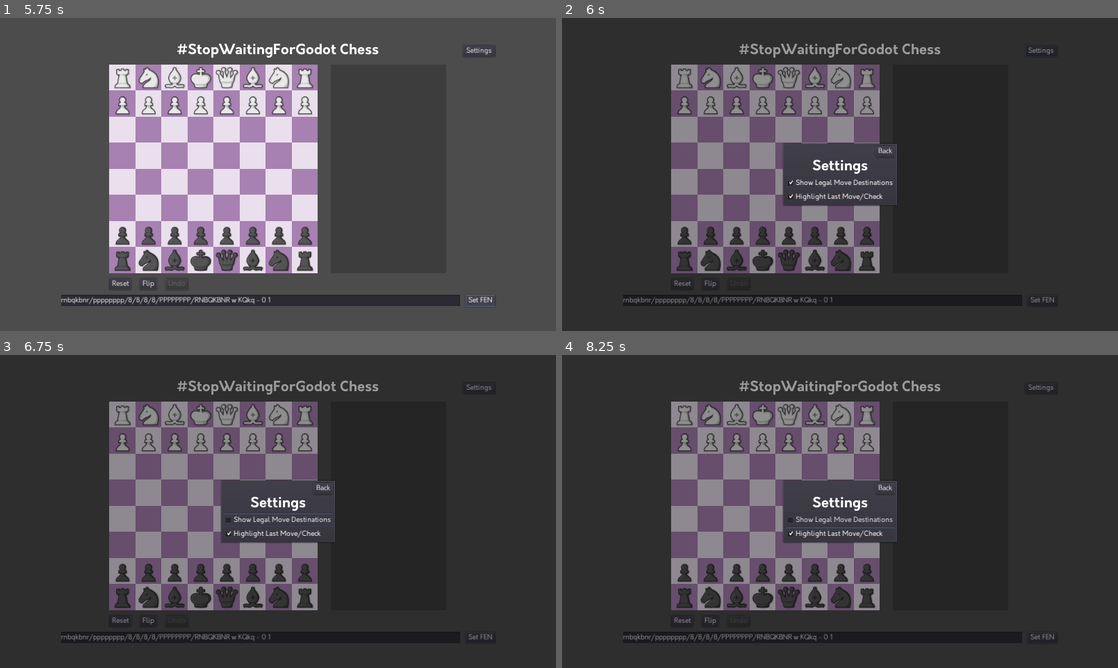
Above: before the commit, frames 1-4 (two rows, left to right).
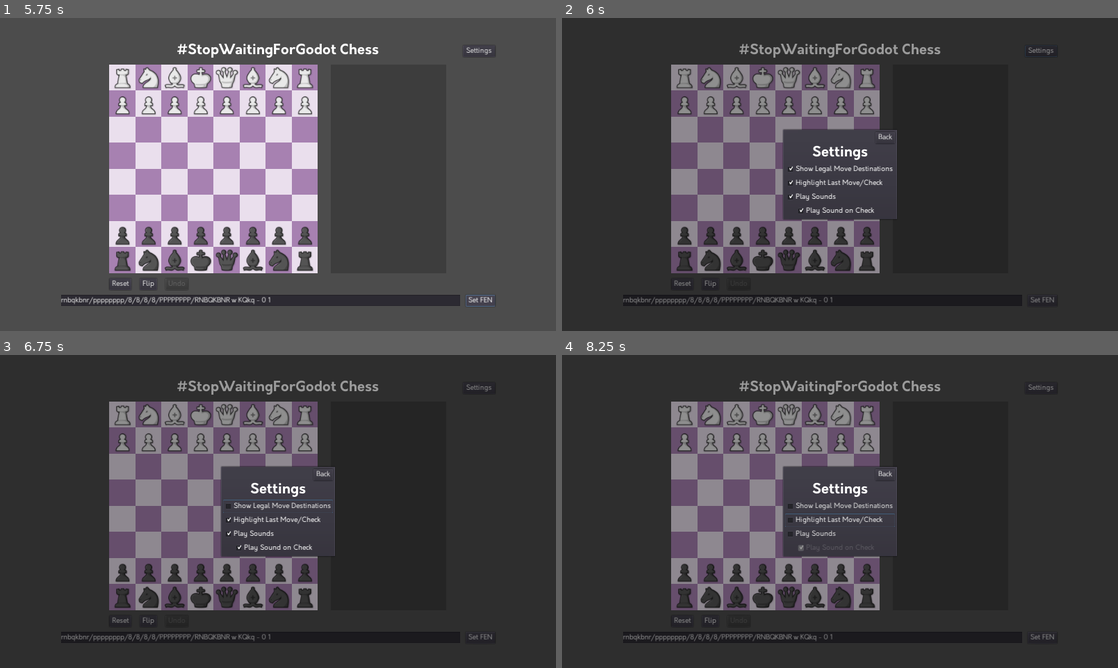
Above: after the commit, the same moments.

Repository: thearst3rd/stopwaitingforgodot-chess
Game: Godot game, scene res://src/Game.tscn
Two runs of this game, one before a commit and one after it. Both use one fixed random seed, a clock stepped at 60 frames per second and the inputs below.
Inputs (mouse positions are in pixels of both pictures, inside the frame that each line leads up to):
- Up to frame 1 (5.75 s): click "Reset" at 0.5 s; click "Set FEN" at 1.25 s; click "Flip" at 2 s; click "Flip" at 2.75 s; click "Set FEN" at 3.5 s; click "Flip" at 4.25 s; click "Set FEN" at 5 s
- Up to frame 2 (6 s): click "Settings" at 5.75 s
- Up to frame 3 (6.75 s): click "Show Legal Move Destinations" at 6.5 s
- Up to frame 4 (8.25 s): click (840, 533) at 7.25 s, where only the run after the commit has a clickable "Play Sounds"; click "Highlight Last Move/Check" at 8 s

Frame 1 is identical in both runs. In frame 2, 2.5% of the frame differs, in the area x 39-61%, y 35-65%; in frame 3, 2.6%; in frame 4, 2.6%.

Commit message:
Added sounds

Diff:
--- a/src/Game.gd
+++ b/src/Game.gd
@@ -8,7 +8,7 @@
 var legal_moves = null
 
 
-func update():
+func update_state(after_move = false):
 	board.setup_board(chess)
 	find_node("FenText").text = chess.get_fen()
 	legal_moves = chess.generate_legal_moves()
@@ -53,34 +53,45 @@
 			if piece in ["K", "k"] and chess.is_square_attacked(square.index, not Chess.piece_color(piece)):
 				checkIndicator.show()
 
-
 	find_node("SanDisplay").update_moves(chess)
 
+	if after_move and last_move:
+		if Settings.sounds:
+			if last_move.en_passant or last_move.captured_piece:
+				find_node("CaptureSound").play()
+			else:
+				find_node("MoveSound").play()
+
+			if result != Chess.RESULT.ONGOING:
+				find_node("TerminalSound").play()
+			elif Settings.sound_check:
+				if last_move.notation_san[-1] == "+":
+					find_node("CheckSound").play()
 
 ## CALLBACKS ##
 
 func _ready():
 	get_tree().call_group("Squares", "connect", "piece_grabbed", self, "_on_Square_piece_grabbed")
 	get_tree().call_group("Squares", "connect", "piece_dropped", self, "_on_Square_piece_dropped")
-	update()
+	update_state()
 
 
 ## SIGNALS ##
 
 func _on_ResetButton_pressed():
 	chess.reset()
-	update()
+	update_state()
 
 func _on_FlipButton_pressed():
 	board.flip_board()
 
 func _on_UndoButton_pressed():
 	chess.undo()
-	update()
+	update_state()
 
 func _on_SetFen_pressed():
 	if chess.set_fen(find_node("FenText").text):
-		update()
+		update_state()
 	else:
 		find_node("InvalidFen").show()
 		find_node("InvalidFenTimer").start()
@@ -105,8 +116,8 @@
 	for lm in legal_moves:
 		if m.from_square == lm.from_square and m.to_square == lm.to_square and m.promotion == lm.promotion:
 			chess.play_move(lm)
+			update_state(true)
 			break
-	update()
 
 func _on_InvalidFenTimer_timeout():
 	find_node("InvalidFen").hide()
@@ -116,4 +127,4 @@
 
 func _on_SettingsMenu_settings_changed():
 	if board:	# Workaround for crash on startup... Probably can check for some kind of is_ready instead
-		update()
+		update_state()
--- a/src/Game.tscn
+++ b/src/Game.tscn
@@ -1,10 +1,14 @@
-[gd_scene load_steps=7 format=2]
+[gd_scene load_steps=11 format=2]
 
 [ext_resource path="res://src/Board.tscn" type="PackedScene" id=1]
 [ext_resource path="res://assets/orkney/Orkney Bold.otf" type="DynamicFontData" id=2]
 [ext_resource path="res://src/Game.gd" type="Script" id=3]
 [ext_resource path="res://src/SanDisplay.tscn" type="PackedScene" id=4]
 [ext_resource path="res://src/SettingsMenu.tscn" type="PackedScene" id=5]
+[ext_resource path="res://assets/sound/move.wav" type="AudioStream" id=6]
+[ext_resource path="res://assets/sound/check.wav" type="AudioStream" id=7]
+[ext_resource path="res://assets/sound/capture.wav" type="AudioStream" id=8]
+[ext_resource path="res://assets/sound/terminal.wav" type="AudioStream" id=9]
 
 [sub_resource type="DynamicFont" id=1]
 size = 32
@@ -14,6 +18,9 @@
 anchor_right = 1.0
 anchor_bottom = 1.0
 script = ExtResource( 3 )
+__meta__ = {
+"_edit_use_anchors_": false
+}
 
 [node name="C" type="CenterContainer" parent="."]
 anchor_right = 1.0
@@ -151,6 +158,18 @@
 [node name="SettingsMenu" parent="." instance=ExtResource( 5 )]
 visible = false
 
+[node name="MoveSound" type="AudioStreamPlayer" parent="."]
+stream = ExtResource( 6 )
+
+[node name="CaptureSound" type="AudioStreamPlayer" parent="."]
+stream = ExtResource( 8 )
+
+[node name="CheckSound" type="AudioStreamPlayer" parent="."]
+stream = ExtResource( 7 )
+
+[node name="TerminalSound" type="AudioStreamPlayer" parent="."]
+stream = ExtResource( 9 )
+
 [connection signal="pressed" from="C/V/H/RSpacer/SettingsButton" to="." method="_on_SettingsButton_pressed"]
 [connection signal="pressed" from="C/V/C/V/H2/ResetButton" to="." method="_on_ResetButton_pressed"]
 [connection signal="pressed" from="C/V/C/V/H2/FlipButton" to="." method="_on_FlipButton_pressed"]
--- a/src/Settings.gd
+++ b/src/Settings.gd
@@ -5,6 +5,8 @@
 
 var show_dests = true
 var show_highlights = true
+var sounds = true
+var sound_check = true
 
 
 func load_settings():
@@ -22,6 +24,10 @@
 		show_dests = bool(d.show_dests)
 	if "show_highlights" in d:
 		show_highlights = bool(d.show_highlights)
+	if "sounds" in d:
+		sounds = bool(d.sounds)
+	if "sound_check" in d:
+		sound_check = bool(d.sound_check)
 
 func save_settings():
 	var f = File.new()
@@ -31,6 +37,8 @@
 	var d = {
 		"show_dests": show_dests,
 		"show_highlights": show_highlights,
+		"sounds": sounds,
+		"sound_check": sound_check,
 	}
 
 	f.store_line(var2str(d))
--- a/src/SettingsMenu.gd
+++ b/src/SettingsMenu.gd
@@ -5,6 +5,8 @@
 
 onready var show_dests = find_node("ShowDestsCheck")
 onready var show_highlights = find_node("ShowHighlightsCheck")
+onready var sounds = find_node("SoundsCheck")
+onready var sound_check = find_node("SoundCheckCheck")
 
 
 ## CALLBACKS ##
@@ -12,6 +14,9 @@
 func _ready():
 	show_dests.pressed = Settings.show_dests
 	show_highlights.pressed = Settings.show_highlights
+	sounds.pressed = Settings.sounds
+	sound_check.pressed = Settings.sound_check
+	sound_check.disabled = not Settings.sounds
 
 
 ## SIGNALS ##
@@ -21,8 +26,14 @@
 
 func _on_ShowDestsCheck_toggled(button_pressed):
 	Settings.show_dests = button_pressed
-	emit_signal("settings_changed")
 
 func _on_ShowHighlightsCheck_toggled(button_pressed):
 	Settings.show_highlights = button_pressed
 	emit_signal("settings_changed")
+
+func _on_SoundsCheck_toggled(button_pressed):
+	Settings.sounds = button_pressed
+	sound_check.disabled = not Settings.sounds
+
+func _on_SoundCheckCheck_toggled(button_pressed):
+	Settings.sound_check = button_pressed
--- a/src/SettingsMenu.tscn
+++ b/src/SettingsMenu.tscn
@@ -25,15 +25,15 @@
 
 [node name="PanelContainer" type="PanelContainer" parent="C"]
 margin_left = 506.0
-margin_top = 287.0
+margin_top = 255.0
 margin_right = 773.0
-margin_bottom = 433.0
+margin_bottom = 465.0
 
 [node name="V" type="VBoxContainer" parent="C/PanelContainer"]
 margin_left = 7.0
 margin_top = 7.0
 margin_right = 260.0
-margin_bottom = 139.0
+margin_bottom = 203.0
 __meta__ = {
 "_edit_use_anchors_": false
 }
@@ -67,7 +67,7 @@
 [node name="V" type="VBoxContainer" parent="C/PanelContainer/V"]
 margin_top = 72.0
 margin_right = 253.0
-margin_bottom = 132.0
+margin_bottom = 196.0
 
 [node name="ShowDestsCheck" type="CheckBox" parent="C/PanelContainer/V/V"]
 margin_right = 253.0
@@ -80,6 +80,29 @@
 margin_bottom = 60.0
 text = "Highlight Last Move/Check"
 
+[node name="SoundsCheck" type="CheckBox" parent="C/PanelContainer/V/V"]
+margin_top = 64.0
+margin_right = 253.0
+margin_bottom = 92.0
+text = "Play Sounds"
+__meta__ = {
+"_edit_use_anchors_": false
+}
+
+[node name="M" type="MarginContainer" parent="C/PanelContainer/V/V"]
+margin_top = 96.0
+margin_right = 253.0
+margin_bottom = 124.0
+custom_constants/margin_left = 24
+
+[node name="SoundCheckCheck" type="CheckBox" parent="C/PanelContainer/V/V/M"]
+margin_left = 24.0
+margin_right = 253.0
+margin_bottom = 28.0
+text = "Play Sound on Check"
+
 [connection signal="pressed" from="C/PanelContainer/V/H/BackButton" to="." method="_on_BackButton_pressed"]
 [connection signal="toggled" from="C/PanelContainer/V/V/ShowDestsCheck" to="." method="_on_ShowDestsCheck_toggled"]
 [connection signal="toggled" from="C/PanelContainer/V/V/ShowHighlightsCheck" to="." method="_on_ShowHighlightsCheck_toggled"]
+[connection signal="toggled" from="C/PanelContainer/V/V/SoundsCheck" to="." method="_on_SoundsCheck_toggled"]
+[connection signal="toggled" from="C/PanelContainer/V/V/M/SoundCheckCheck" to="." method="_on_SoundCheckCheck_toggled"]
Not shown, added: assets/sound/capture.wav.import
Not shown, added: assets/sound/check.wav.import
Not shown, added: assets/sound/move.wav.import
Not shown, added: assets/sound/terminal.wav.import
Not shown, changed: CREDITS.md
Not shown, added: assets/sound/capture.wav
Not shown, added: assets/sound/check.wav
Not shown, added: assets/sound/move.wav
Not shown, added: assets/sound/terminal.wav
